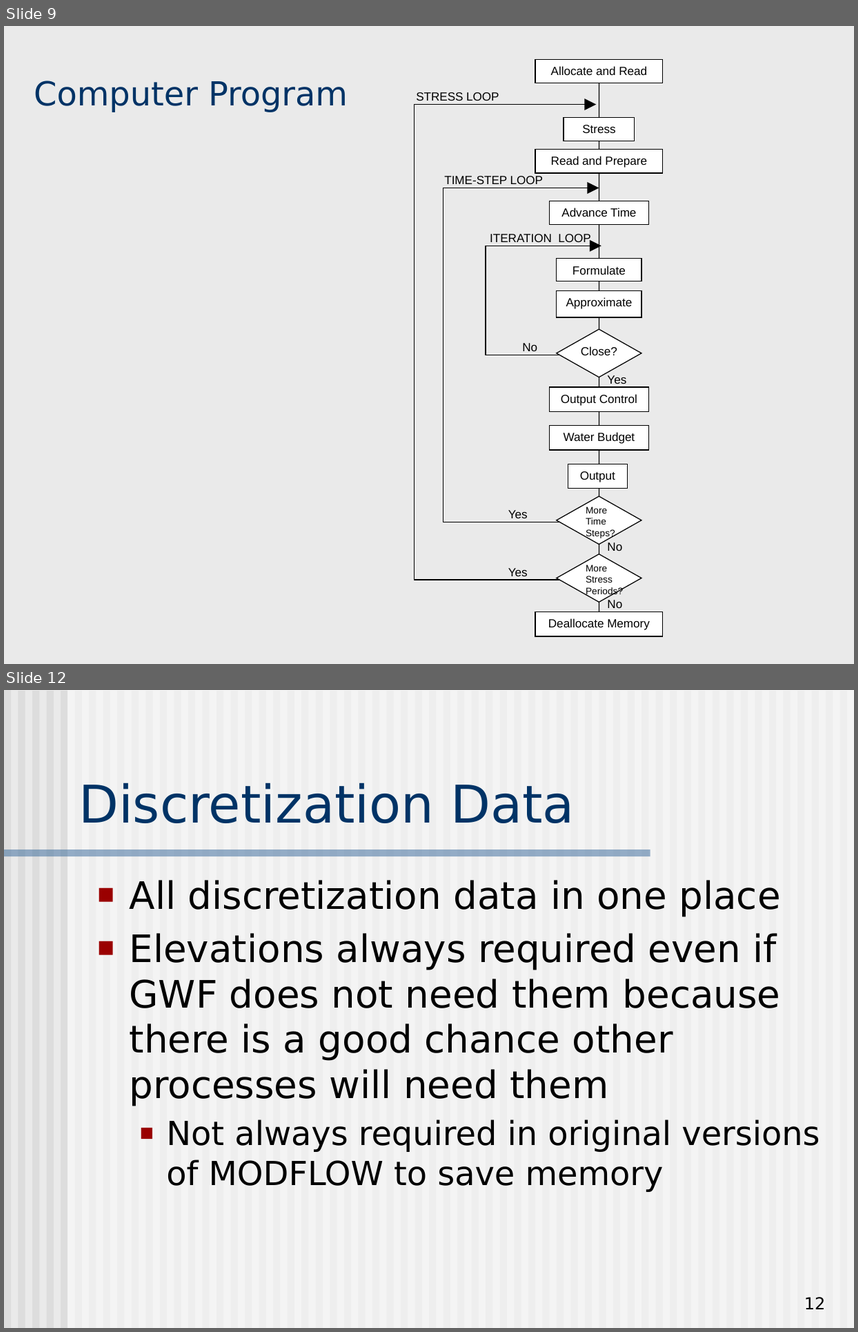
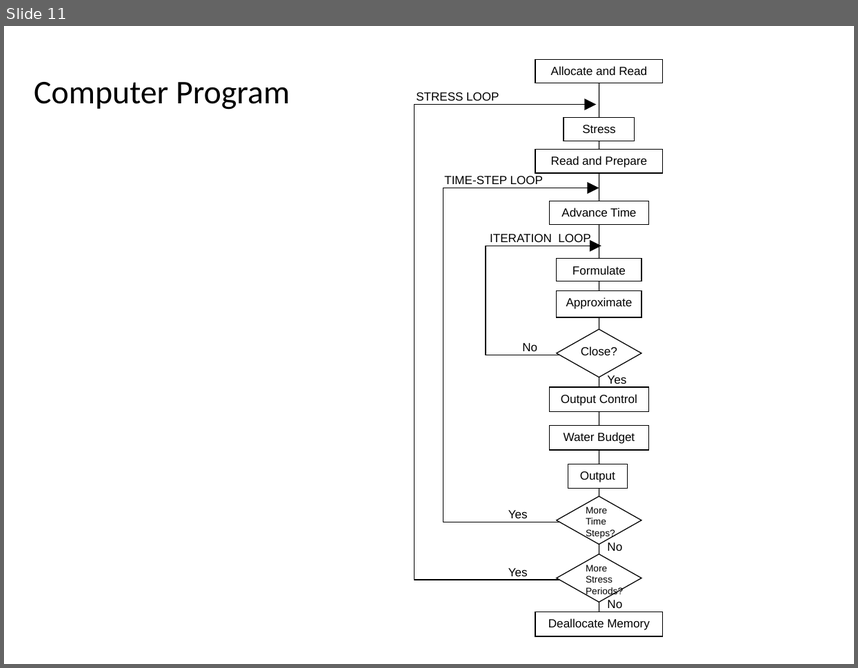
Before and after one commit to behroozetebari/navy2018_classrepo, a slide deck: presentations/Lecture04_Modflow_Introduction.pptx. Shown one above the other, each under a label of ours: slides 9 and 12 before the commit, slide 11 after it; the slides between them are not shown. The pictures are 858x1332 and 858x668 pixels, drawn with LibreOffice and Linux fonts; fonts in the diff are those of the drawing. Boxes give left, top, right and bottom in pixels: in the first picture for what was removed or moved away, otherwise in the second. Text is boxed around its words. In the diff, an @@ line names an element or a change of style, - is before the commit and + after.

Commit message:
Updated the MODFLOW intro slides

```diff
--- a/presentations/Lecture04_Modflow_Introduction.pptx
+++ b/presentations/Lecture04_Modflow_Introduction.pptx
@@ slide 12 removed at bbox=[4, 690, 854, 1328], background #EAEAEA @@
@@ title removed at bbox=[79, 782, 575, 823] @@
-Discretization Data
@@ group removed at bbox=[4, 690, 854, 1328]: 62 rectangles @@
@@ text removed at bbox=[130, 880, 820, 1192] @@
-■ All discretization data in one place
-■ Elevations always required even if GWF does not need them because there is a good chance other processes will need them
-  ■ Not always required in original versions of MODFLOW to save memory
@@ page number removed at bbox=[804, 1297, 826, 1309] @@
-12
@@ what was slide 9 is now slide 11 @@
@@ slide 11 changed as well @@
@@ background #EAEAEA to #FFFFFF @@
@@ title "Computer Program" at bbox=[34, 82, 290, 109]: font DejaVu Sans to Calibri, text colour #003366 to #000000; line spacing 1 to 0.9; vertical alignment bottom to middle @@
```
Also in this commit, not shown: 49 other slides changed, 8 slides added, 12 other slides removed.
